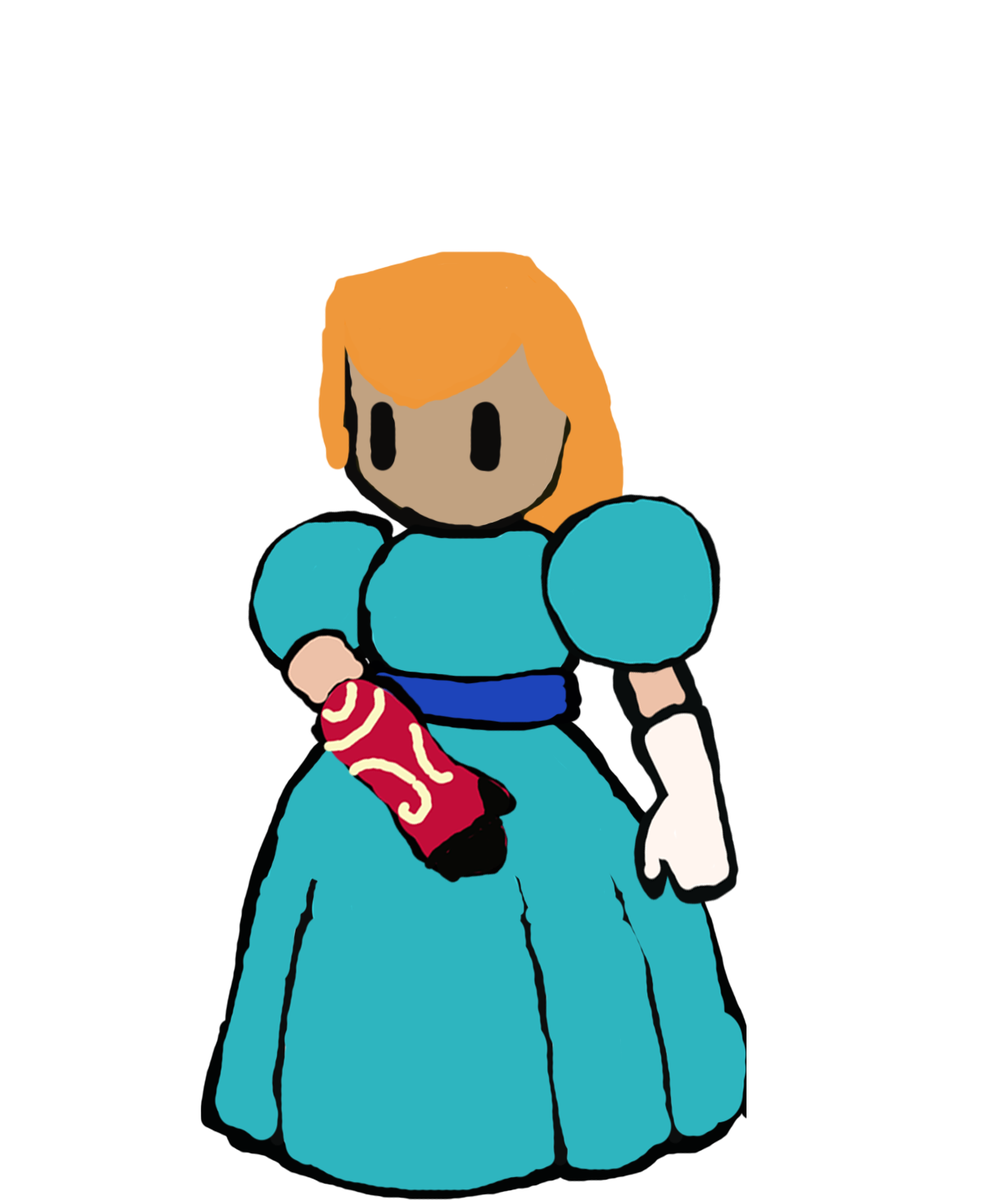
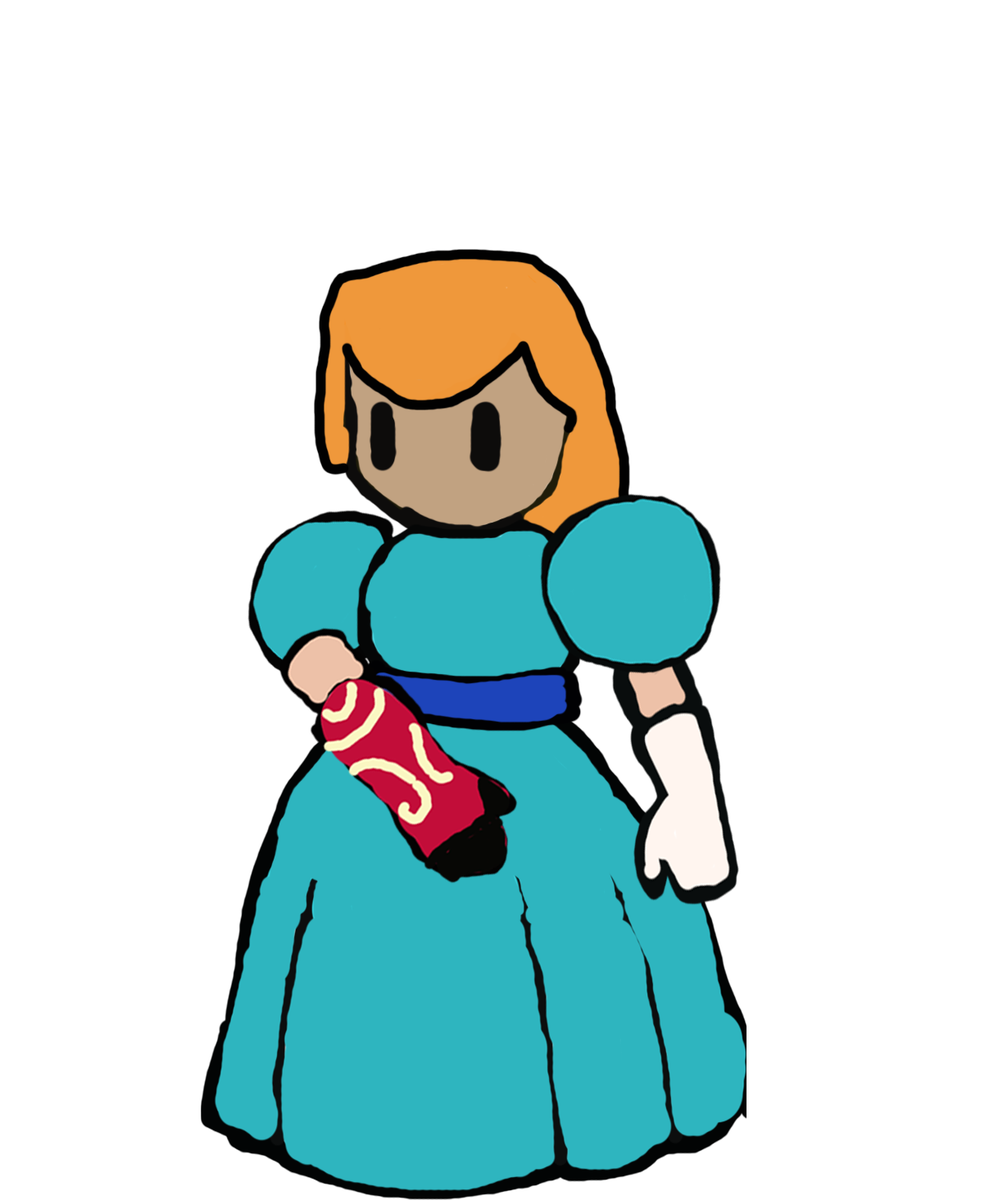
Layer changes from the first 1003 × 1200 image to the second:
painted on "Hair" over [312, 248, 630, 499]
